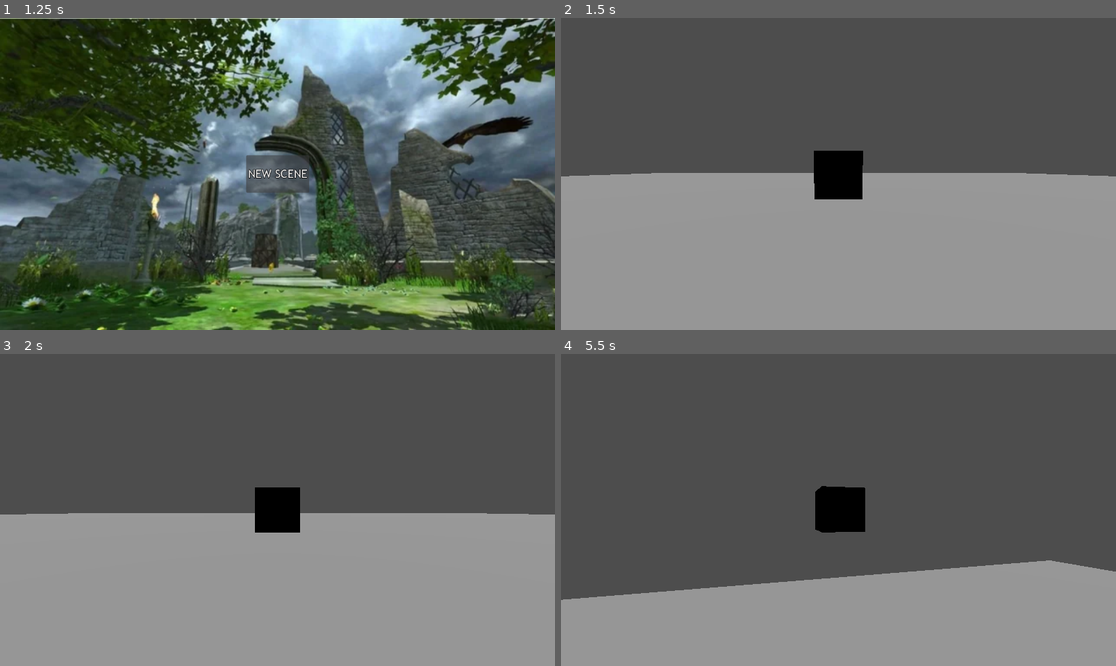
Above: before the commit, frames 1-4 (two rows, left to right).
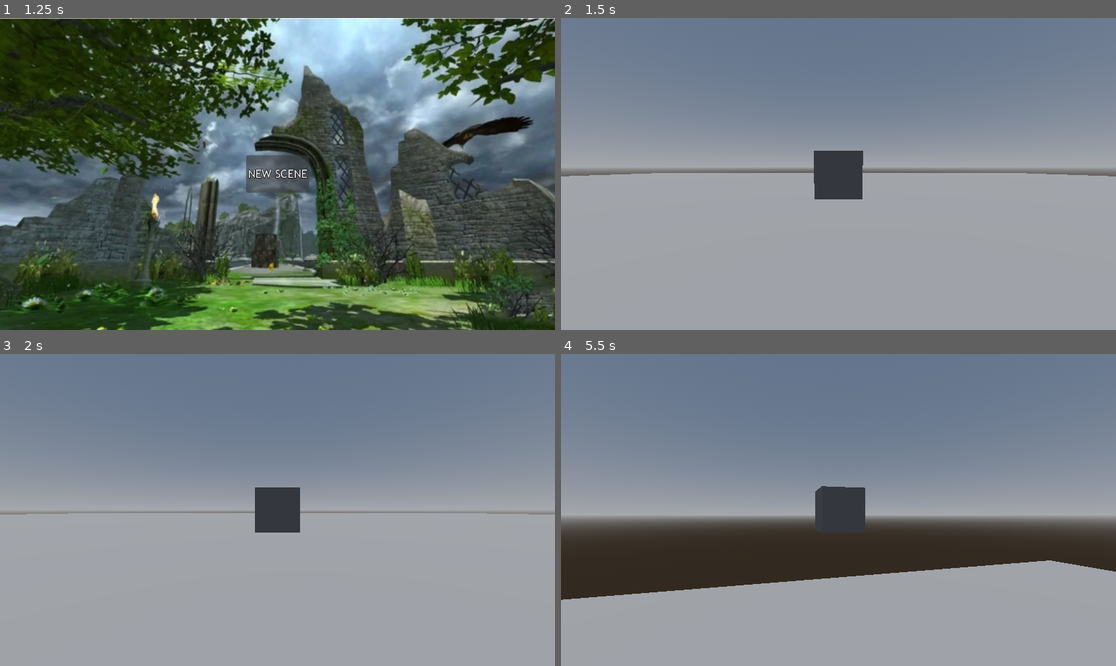
Above: after the commit, the same moments.

Repository: Thrasherman84/Project-RAIN
Game: Godot game, scene res://Splash.tscn
The game is run twice, just before and just after one commit, with the same random seed, the same clock (stepped at 60 frames per second) and the same inputs.
Inputs (mouse positions are in pixels of both pictures, inside the frame that each line leads up to):
- Up to frame 1 (1.25 s): click (277, 174) at 0.5 s
- Up to frame 2 (1.5 s): click "NEW SCENE" at 1.25 s
- Up to frame 3 (2 s): no input
- Up to frame 4 (5.5 s): tap Enter at 2 s; move the mouse to (866, 510) at 2.02 s; hold W (Move Forward) from 2.03 s (still down); tap Space (Jump) at 2.27, 3.02, 4.52, 5.27 s; move the mouse to (810, 510) at 2.77 s; move the mouse to (849, 503) at 3.52 s; move the mouse to (832, 516) at 4.27 s; move the mouse to (877, 513) at 5.02 s

Frame 1 is identical in both runs. In frame 2, 51% of the frame differs, in the area x 0-100%, y 0-59%; in frame 3, 52%; in frame 4, 69%, in the area x 0-100%, y 0-79%.

Commit message:
Add files via upload

Diff:
--- a/project-rain/3D_demo_scene.tscn
+++ b/project-rain/3D_demo_scene.tscn
@@ -11,6 +11,15 @@
 [sub_resource type="BoxShape3D" id="BoxShape3D_3grhr"]
 
 [sub_resource type="BoxMesh" id="BoxMesh_m23ja"]
+
+[sub_resource type="ProceduralSkyMaterial" id="ProceduralSkyMaterial_2g2gv"]
+
+[sub_resource type="Sky" id="Sky_8x8w4"]
+sky_material = SubResource("ProceduralSkyMaterial_2g2gv")
+
+[sub_resource type="Environment" id="Environment_1ur6d"]
+background_mode = 2
+sky = SubResource("Sky_8x8w4")
 
 [node name="Node" type="Node"]
 
@@ -47,3 +56,6 @@
 
 [node name="MeshInstance3D" type="MeshInstance3D" parent="Player/CollisionShape3D"]
 mesh = SubResource("BoxMesh_m23ja")
+
+[node name="WorldEnvironment" type="WorldEnvironment" parent="."]
+environment = SubResource("Environment_1ur6d")
Not shown: 1 places in project-rain/3D_demo_scene.tscn that only renumber resources
